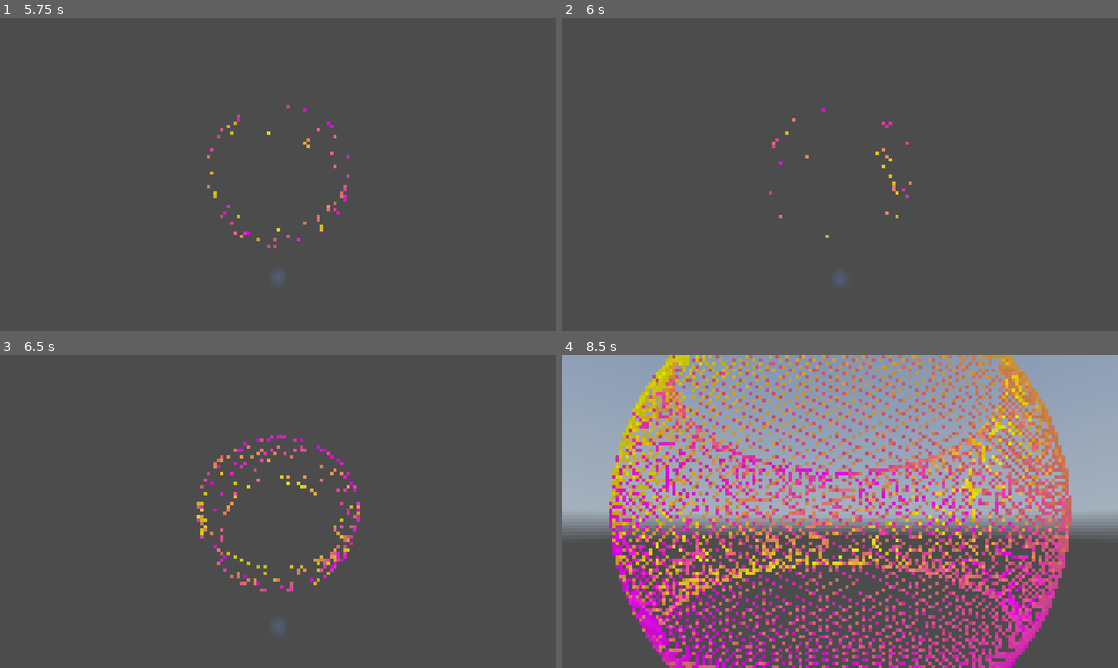
Above: before the commit, frames 1-4 (two rows, left to right).
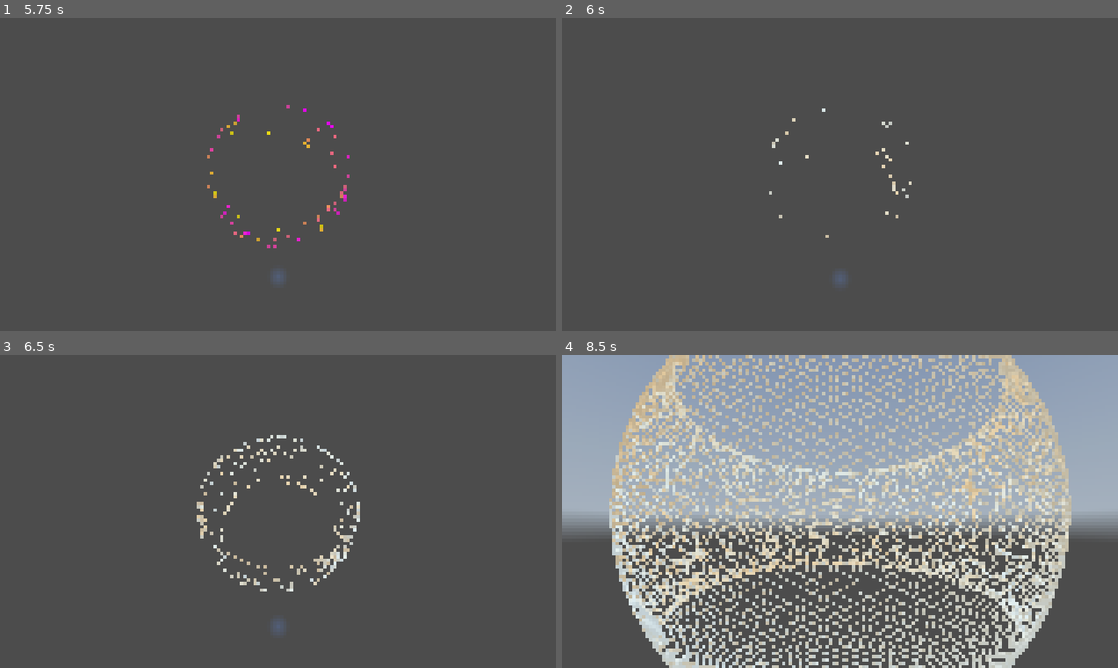
Above: after the commit, the same moments.

Repository: kasworld/gd4orbit_sphere3d
Game: Godot game, scene res://main.tscn
The game is run twice, just before and just after one commit, with the same random seed, the same clock (stepped at 60 frames per second) and the same inputs. A sky picture missing from this copy of the repository is replaced by a grey-blue gradient.
Inputs (mouse positions are in pixels of both pictures, inside the frame that each line leads up to):
- Up to frame 1 (5.75 s): tap Enter at 0.5 s; move the mouse to (400, 158) at 0.52 s; click (400, 158) at 0.67 s; move the mouse to (166, 190) at 1.27 s; click (166, 190) at 1.42 s; move the mouse to (333, 105) at 2.02 s; click (333, 105) at 2.17 s; move the mouse to (250, 237) at 2.77 s; click (250, 237) at 2.92 s; move the mouse to (444, 221) at 3.52 s; click (444, 221) at 3.67 s; move the mouse to (111, 127) at 4.27 s; click (111, 127) at 4.42 s; move the mouse to (305, 174) at 5.02 s; click (305, 174) at 5.17 s
- Up to frame 2 (6 s): move the mouse to (756, 96) at 5.77 s; click (756, 96) at 5.92 s
- Up to frame 3 (6.5 s): no input
- Up to frame 4 (8.5 s): move the mouse to (962, 495) at 6.52 s; click (962, 495) at 6.67 s; move the mouse to (728, 527) at 7.27 s; click (728, 527) at 7.42 s; move the mouse to (895, 442) at 8.02 s; click (895, 442) at 8.17 s

Frame 1 is identical in both runs. In frame 2, 0.2% of the frame differs, in the area x 37-63%, y 28-71%; in frame 3, 1.3%; in frame 4, 32%, in the area x 8-92%, y 0-100%.

Commit message:
change color

Diff:
--- a/bracelet_2.gd
+++ b/bracelet_2.gd
@@ -2,8 +2,6 @@
 class_name Bracelet2
 
 var orbit_r := 100.0
-var co1 := Color.MAGENTA
-var co2 := Color.YELLOW
 
 var multimesh :MultiMesh
 
@@ -27,7 +25,7 @@
 	multi_ring.multimesh = multimesh
 	add_child(multi_ring)
 
-func change_궤도(n :int) -> void:
+func update_orbit(n :int, co1 :Color, co2 :Color) -> void:
 	multimesh.visible_instance_count = n
 	for i in multimesh.visible_instance_count:
 		#var axis = Vector3.UP.rotated(Vector3.RIGHT.rotated(Vector3.UP,2*PI/n*i), PI/6 )
@@ -45,6 +43,8 @@
 
 var visible_count :int = 3
 var count_inc :int = 1
+var color_from := Color.MAGENTA
+var color_to := Color.YELLOW
 func change_visible_count() -> void:
 	visible_count += count_inc
 	if visible_count > multimesh.instance_count:
@@ -53,4 +53,6 @@
 	if visible_count < 3:
 		count_inc = 1
 		visible_count = 3
-	change_궤도(visible_count)
+		color_from = NamedColorList.color_list.pick_random()[0]
+		color_to = NamedColorList.color_list.pick_random()[0]
+	update_orbit(visible_count,color_from, color_to)
